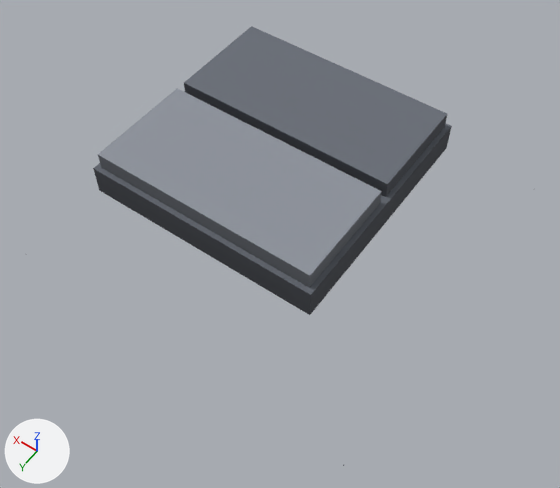
A saved change to the glTF model data/model/floor_metal_corner.glb.
One viewpoint serves both versions: a camera (50 mm lens) standing at (-0.774, 1.123, 1.64) and looking at (-0.03, 0.082, 0.004). Every picture has the same lights, and +X, +Y and +Z are marked at lower left. The picture after the commit comes second. Vertices at exactly the same position are counted once.
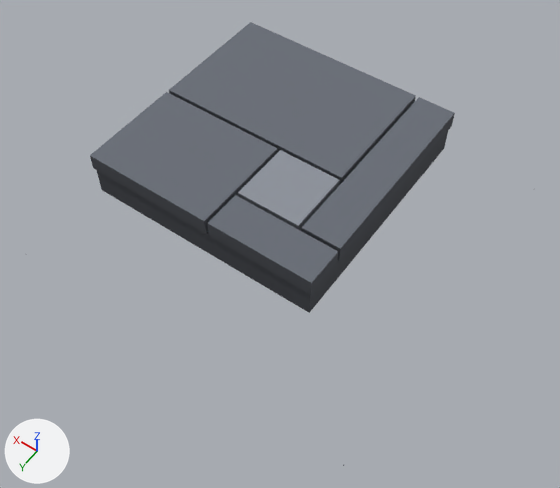
What differs and where, as boxes (x1, y1, x2, y2) in the pictures (560 x 488 px; the box of a moved part takes in the faces that stretch with it):
'Mesh_0', reshaped: before (93, 26, 452, 466); after (90, 22, 455, 466)
part 1 of me_mesh_0, added: after (97, 131, 448, 313)
part 2 of me_mesh_0, added: after (238, 150, 340, 231)
part 3 of me_mesh_0, moved or reshaped: before (93, 26, 452, 315); after (90, 22, 455, 295)

What the commit changed:
me_mesh_0 is used by ob_mesh_0; location (0.0, 0.0, 0.0).
me_mesh_0 had 55 vertices, 84 faces and spanned x -0.5..0.5, y -0.5..0.5, z 0.0..0.14.
me_mesh_0 now has 80 vertices, 120 faces and spans x -0.5..0.5, y -0.5..0.5, z 0.0..0.14.
me_mesh_0 part 1: a new loose piece, a box spanning x -0.215..0.495, y -0.495..0.215, z 0.0..0.09, in mat_material_0 (picture img_image_0).
me_mesh_0 part 2: a new loose piece, a box spanning x -0.095..0.095, y -0.095..0.095, z 0.09..0.14, in mat_material_0 (picture img_image_0).
Part 3, on me_mesh_0:
17 vertices are removed from x -0.22..0.5, y -0.5..0.22, z 0.0..0.14.
36 faces are deleted.
2 vertices move from x -0.205, y 0.205, z 0.09..0.14 to x -0.22, y 0.105, z 0.09..0.14.
17 vertices are added at x -0.22..0.5, y -0.5..0.22, z 0.09..0.14.
9 new vertices lie (0.0, 0.0, 0.05) away from vertices in x -0.22..0.5, y -0.5..0.22, z 0.09.
48 new faces join them.
